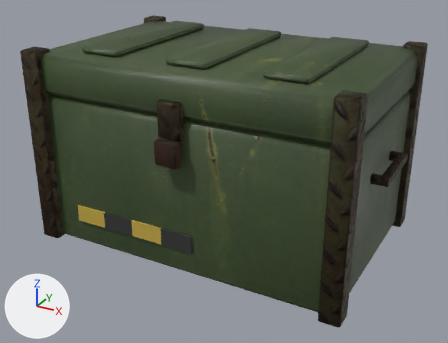
One commit to the glTF model game/art3d/own/loot_crate_elite.glb: the scene before it, then after it.
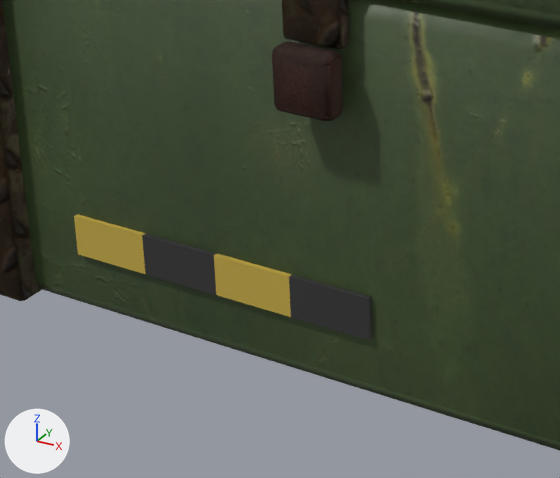
Old and new are each drawn whole from a camera (50 mm lens) standing at (0.843, -1.562, 0.976) and looking at (0.009, -0.046, 0.218) and again close up on the part from 11% to 59% of the width and 36% to 89% of the height. The axes (+X, +Y, +Z) are drawn at lower left. The lights are the same throughout. The first two pictures are the older version. Vertices at exactly the same position are counted once.

The older version as bpy lines, for what is in view:
```python
mat_black = principled_material('black')
mat_black.base_color = (0.04, 0.04, 0.04)  # dark grey #383838
mat_black.metallic = 0.2
mat_black.roughness = 0.7
mat_yellow = principled_material('yellow')
mat_yellow.base_color = (0.55, 0.4, 0.06)  # yellow #c4aa45
mat_yellow.roughness = 0.6
me_box_005 = bpy.data.meshes.new('box.005')
me_box_005.from_pydata(...)  # 56 vertices, 108 faces; spans x -0.03..0.03, y -0.03..0.03, z 0.0..0.59
me_box_005.materials.append(mat_steel)
me_box_009 = bpy.data.meshes.new('box.009')
me_box_009.from_pydata(...)  # a box spanning x -0.05..0.05, y -0.003..0.003, z 0.0..0.05
me_box_009.materials.append(mat_yellow)  # yellow #c4aa45
me_box_010 = bpy.data.meshes.new('box.010')
me_box_010.from_pydata(...)  # a box spanning x -0.05..0.05, y -0.003..0.003, z 0.0..0.05
me_box_010.materials.append(mat_black)  # dark grey #383838
me_box_011 = bpy.data.meshes.new('box.011')
me_box_011.from_pydata(...)  # a box spanning x -0.05..0.05, y -0.003..0.003, z 0.0..0.05
me_box_011.materials.append(mat_yellow)  # yellow #c4aa45
me_box_012 = bpy.data.meshes.new('box.012')
me_box_012.from_pydata(...)  # a box spanning x -0.05..0.05, y -0.003..0.003, z 0.0..0.05
me_box_012.materials.append(mat_black)  # dark grey #383838
ob_box_005 = bpy.data.objects.new('box.005', me_box_005)
ob_box_005.location = (-0.46, -0.295, 0.0)
ob_box_009 = bpy.data.objects.new('box.009', me_box_009)
ob_box_009.location = (-0.3, -0.304, 0.08)
ob_box_010 = bpy.data.objects.new('box.010', me_box_010)
ob_box_010.location = (-0.2, -0.304, 0.08)
ob_box_011 = bpy.data.objects.new('box.011', me_box_011)
ob_box_011.location = (-0.1, -0.304, 0.08)
ob_box_012 = bpy.data.objects.new('box.012', me_box_012)
ob_box_012.location = (0.0, -0.304, 0.08)
# also in view: 'box.014' at (0.0, -0.33, 0.375); 'box.013' at (0.0, -0.312, 0.46); 'box.001' at (0.0, 0.0, 0.52); 'box' at (0.0, 0.0, 0.23)
```
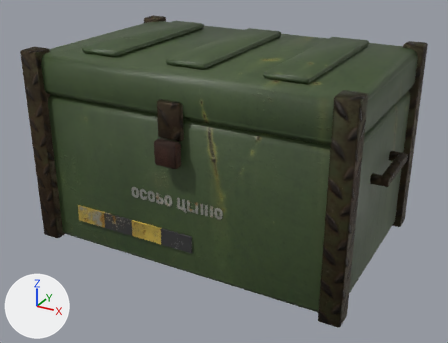
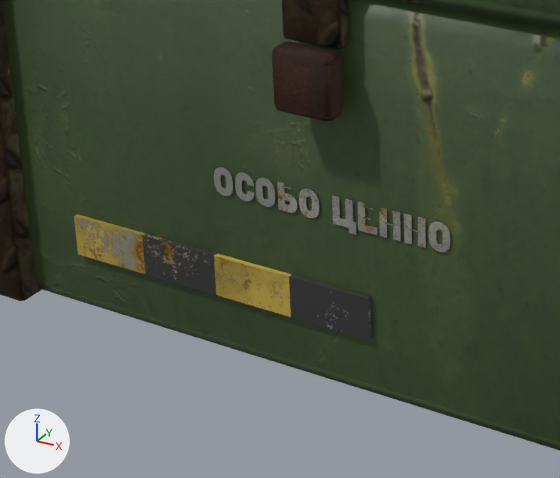
What differs and where, as boxes (x1, y1, x2, y2) in the close-ups (560 x 478 px):
'stencil', added
    after: (214, 167, 450, 252)
'box.011', surface changed
    both: (214, 254, 290, 311)
'box.010', surface changed
    both: (142, 233, 216, 295)
'box.009', surface changed
    both: (74, 214, 145, 274)

The change, as a diff of the scene's bpy script:
```diff
--- a/game/art3d/own/loot_crate_elite.glb.py
+++ b/game/art3d/own/loot_crate_elite.glb.py
@@ mat_yellow @@
 n0 = _N.new('ShaderNodeBsdfPrincipled'); n0.name = 'Principled BSDF'
-n0.inputs[0].default_value = (0.55, 0.4, 0.06, 1.0)  # 'Base Color', yellow #c4aa45
 n0.inputs[2].default_value = 0.6  # 'Roughness'
 n1 = _N.new('ShaderNodeOutputMaterial'); n1.name = 'Material Output'
+n2 = _N.new('ShaderNodeTexImage'); n2.name = 'Image Texture'
+n2.image = img_worn_yellow_0_75_v1
+n3 = _N.new('ShaderNodeNormalMap'); n3.name = 'Normal Map'
+n3.uv_map = 'UVMap'
+n3.inputs[0].default_value = 0.5  # 'Strength'
+n4 = _N.new('ShaderNodeTexImage'); n4.name = 'Image Texture.001'
+n4.image = img_nor_002
 _L.new(n0.outputs[0], n1.inputs[0])  # 'BSDF' to 'Surface'
+_L.new(n2.outputs[0], n0.inputs[0])  # 'Color' to 'Base Color'
+_L.new(n3.outputs[0], n0.inputs[5])  # 'Normal' to 'Normal'
+_L.new(n4.outputs[0], n3.inputs[1])  # 'Color' to 'Color'
@@ mat_black @@
 n0 = _N.new('ShaderNodeBsdfPrincipled'); n0.name = 'Principled BSDF'
-n0.inputs[0].default_value = (0.04, 0.04, 0.04, 1.0)  # 'Base Color', dark grey #383838
 n0.inputs[1].default_value = 0.2  # 'Metallic'
@@ mat_black @@
 n1 = _N.new('ShaderNodeOutputMaterial'); n1.name = 'Material Output'
+n2 = _N.new('ShaderNodeTexImage'); n2.name = 'Image Texture'
+n2.image = img_worn_black_0_25_v1
+n3 = _N.new('ShaderNodeNormalMap'); n3.name = 'Normal Map'
+n3.uv_map = 'UVMap'
+n3.inputs[0].default_value = 0.5  # 'Strength'
+n4 = _N.new('ShaderNodeTexImage'); n4.name = 'Image Texture.001'
+n4.image = img_nor_002
 _L.new(n0.outputs[0], n1.inputs[0])  # 'BSDF' to 'Surface'
+_L.new(n2.outputs[0], n0.inputs[0])  # 'Color' to 'Base Color'
+_L.new(n3.outputs[0], n0.inputs[5])  # 'Normal' to 'Normal'
+_L.new(n4.outputs[0], n3.inputs[1])  # 'Color' to 'Color'
@@ mat_white @@
+mat_white = bpy.data.materials.new('white')
+# uses the picture img_nor_002
+# uses the picture img_worn_white_0_90_v1
@@ me_box_010 @@
 me_box_010.from_pydata(...)  # 8 vertices, 12 faces; spans x -0.05..0.05, y -0.003..0.003, z 0.0..0.05
+# me_box_010 part 1: texture (UV) coordinates of 12 of 12 faces, centred in x -0.05..0.05, y -0.003..0.003, z 0.0..0.05, changed; they spanned u -0.31..-0.15, v -0.31..0.13 and now span u -0.26..-0.12, v -0.26..0.11
 me_box_010.materials.append(mat_black)
@@ me_box_011 @@
 me_box_011.from_pydata(...)  # 8 vertices, 12 faces; spans x -0.05..0.05, y -0.003..0.003, z 0.0..0.05
+# me_box_011 part 2: texture (UV) coordinates of 12 of 12 faces, centred in x -0.05..0.05, y -0.003..0.003, z 0.0..0.05, changed; they spanned u -0.31..-0.05, v -0.31..0.13 and now span u -0.26..-0.04, v -0.26..0.11
 me_box_011.materials.append(mat_yellow)
@@ ob_stencil @@
+ob_stencil = bpy.data.objects.new('stencil', me_stencil)  # 376 vertices, 374 faces; spans x -0.146..0.146, y -0.303, z 0.2..0.239
+ob_stencil.location = (0.0, 0.0, 0.0)
```
